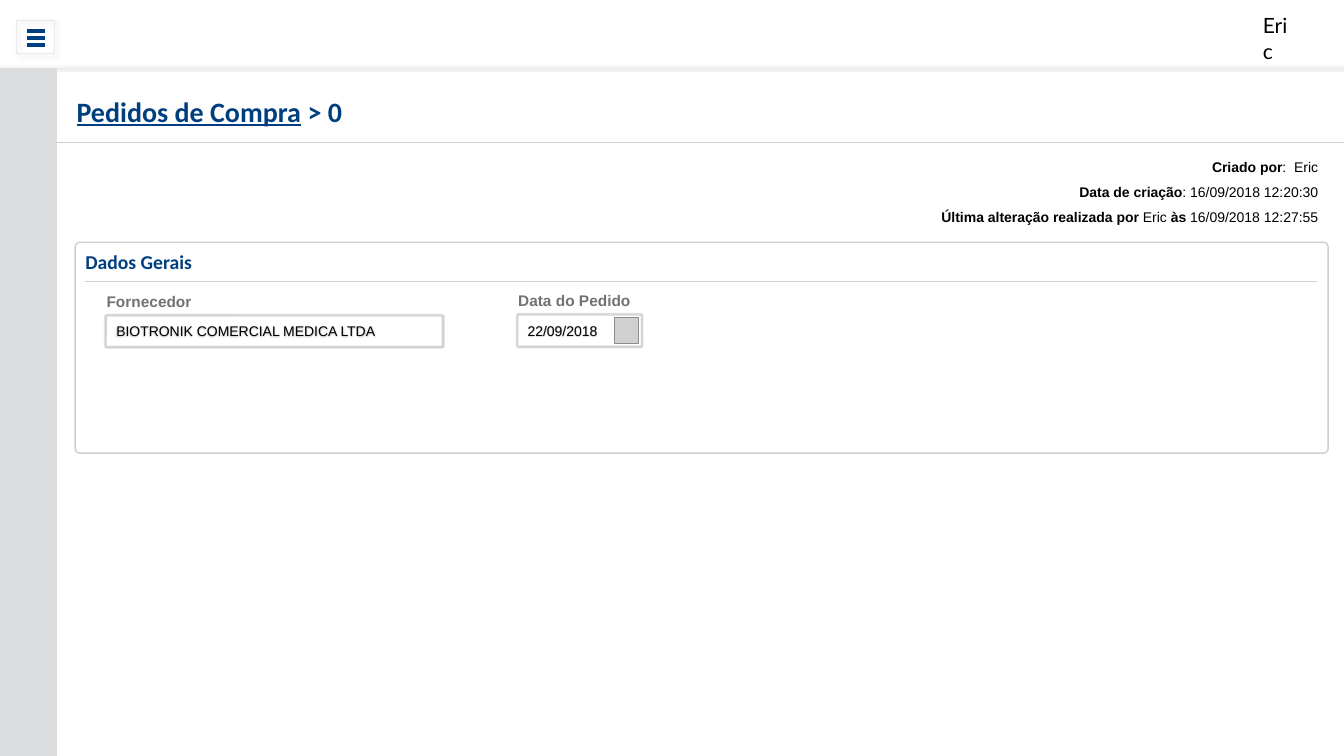
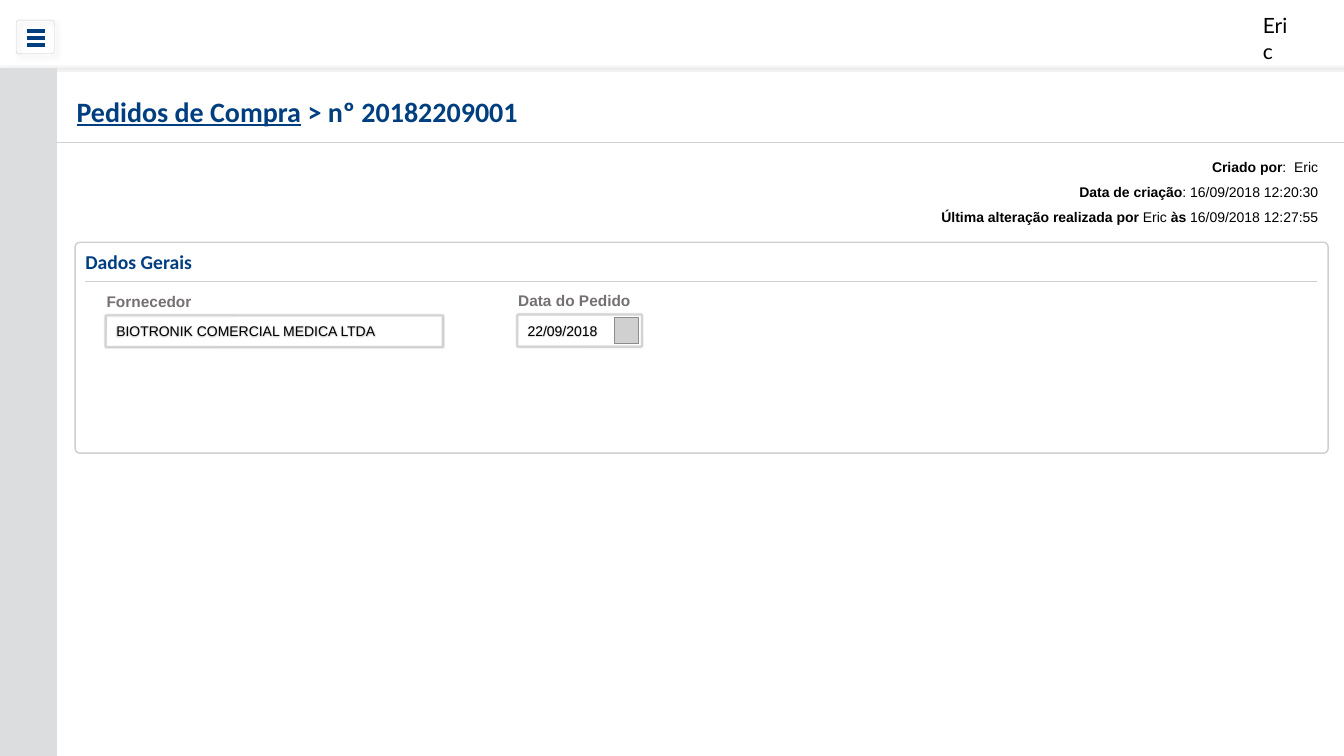
Before and after one commit to ericfgsilva/biograma, a slide deck: slide 3 of prototipo/PedidoDeCompra.pptx (slide 2 before the commit). Drawn at 1344x756 pixels with LibreOffice and Linux fonts; fonts in the diff are those of the drawing; grey boxes stand for pictures; background and template pictures are left out. Boxes give left, top, right and bottom in pixels: in the first picture for what was removed or moved away, otherwise in the second. Text is boxed around its words. In the diff, an @@ line names an element or a change of style, - is before the commit and + after.

Commit message:
Inclusão de pedido de compra (tela novo);

```diff
--- a/prototipo/PedidoDeCompra.pptx
+++ b/prototipo/PedidoDeCompra.pptx
@@ text at box(77, 102, 517, 127): text changed @@
-Pedidos de Compra > 0
+Pedidos de Compra > nº 20182209001
```
Also in this commit, not shown: 1 slide added.
